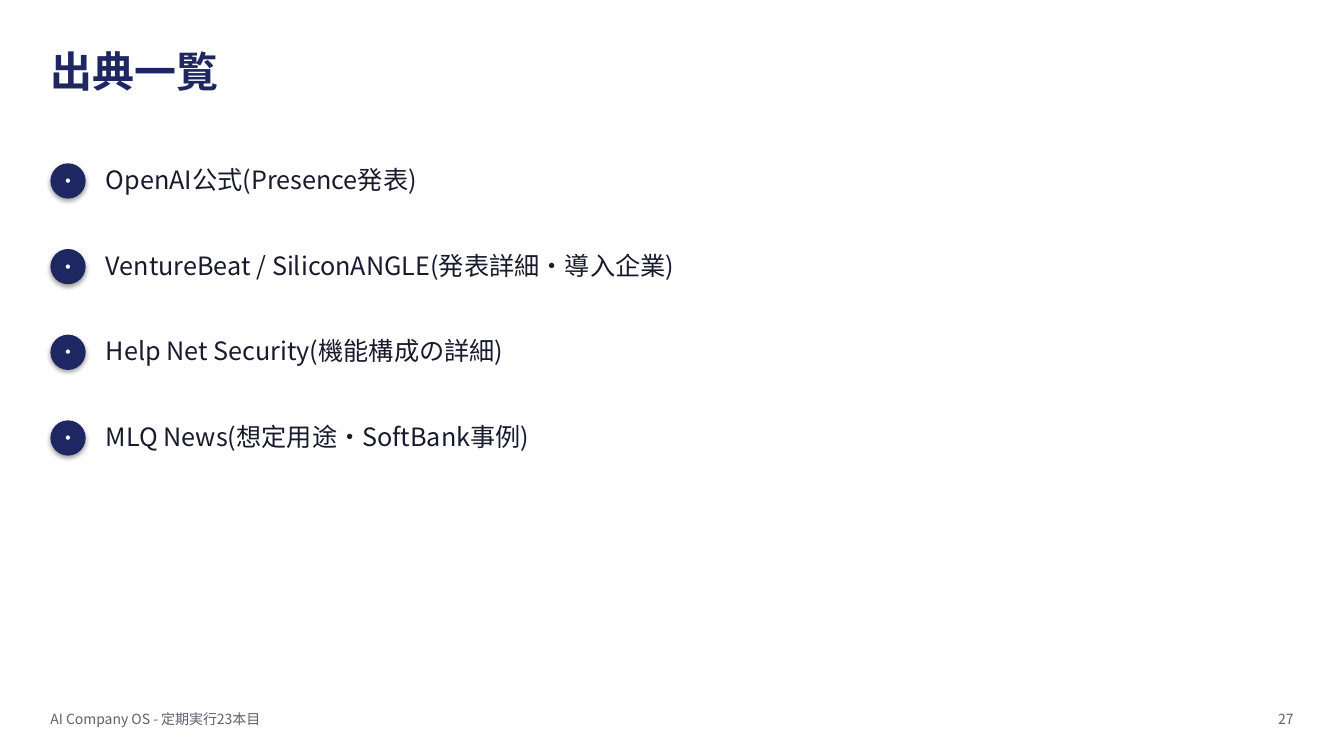
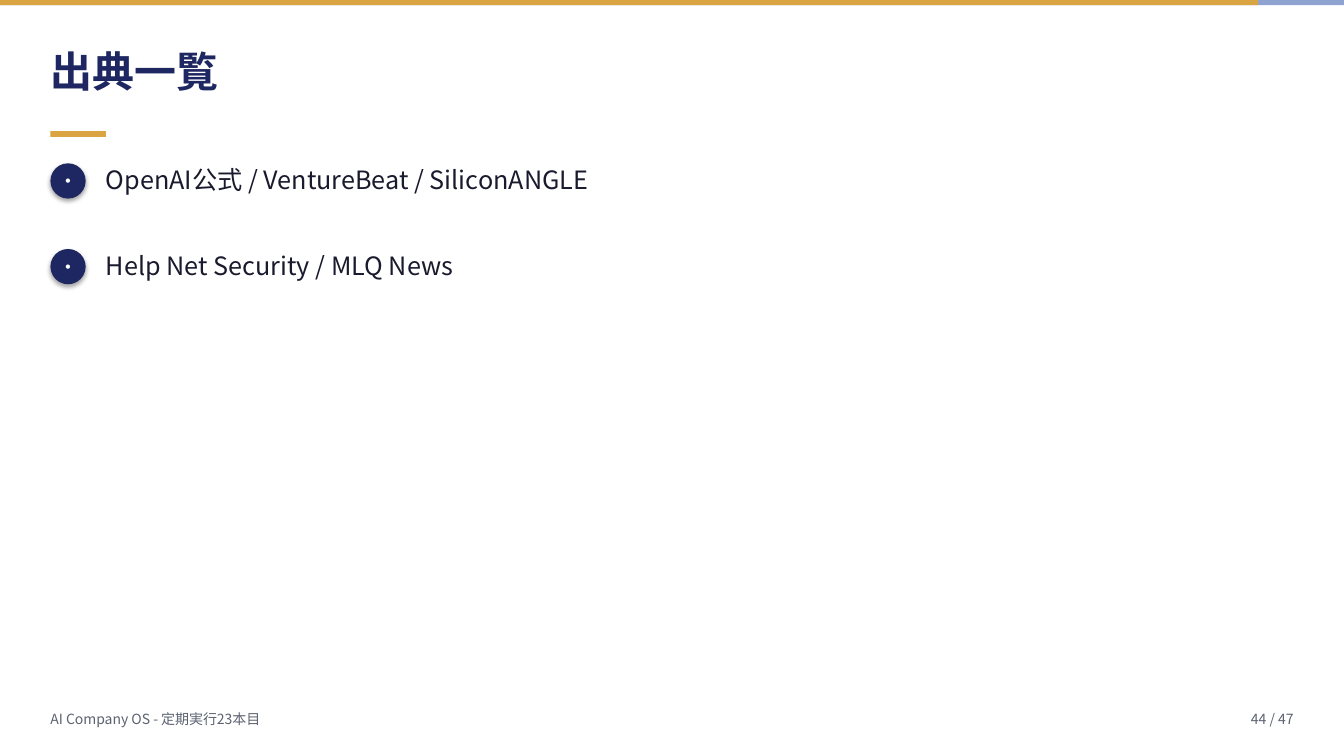
Before and after one commit to mako0120/llm-travel-mvp, a slide deck: slide 44 of ai-company-os/assets/2026-07-23_openai-presence-agent-platform/deck.pptx (slide 27 before the commit). Drawn at 1344x756 pixels with LibreOffice and Linux fonts; fonts in the diff are those of the drawing. Boxes give left, top, right and bottom in pixels: in the first picture for what was removed or moved away, otherwise in the second. Text is boxed around its words. In the diff, an @@ line names an element or a change of style, - is before the commit and + after.

```diff
--- a/ai-company-os/assets/2026-07-23_openai-presence-agent-platform/deck.pptx
+++ b/ai-company-os/assets/2026-07-23_openai-presence-agent-platform/deck.pptx
@@ rectangle added at (x1=0, y1=0, x2=1344, y2=5), fill #8FA3D0 @@
@@ rectangle added at (x1=0, y1=0, x2=1258, y2=5), fill #D9A441 @@
@@ rectangle added at (x1=50, y1=131, x2=106, y2=137), fill #D9A441 @@
@@ text at (x1=106, y1=168, x2=588, y2=195): text changed @@
-OpenAI公式(Presence発表)
+OpenAI公式 / VentureBeat / SiliconANGLE
@@ text at (x1=106, y1=255, x2=453, y2=281): text changed @@
-VentureBeat / SiliconANGLE(発表詳細・導入企業)
+Help Net Security / MLQ News
@@ ellipse removed at (x1=50, y1=335, x2=86, y2=370) @@
-・
@@ text removed at (x1=106, y1=339, x2=504, y2=366) @@
-Help Net Security(機能構成の詳細)
@@ ellipse removed at (x1=50, y1=420, x2=86, y2=456) @@
-・
@@ text removed at (x1=106, y1=424, x2=530, y2=451) @@
-MLQ News(想定用途・SoftBank事例)
@@ text added at (x1=1251, y1=713, x2=1294, y2=724), 10 pt, text #5B6270 @@
+44 / 47
@@ text removed at (x1=1278, y1=713, x2=1294, y2=724) @@
-27
```
Also in this commit, not shown: 29 other slides changed, 17 slides added, 6 other files.
